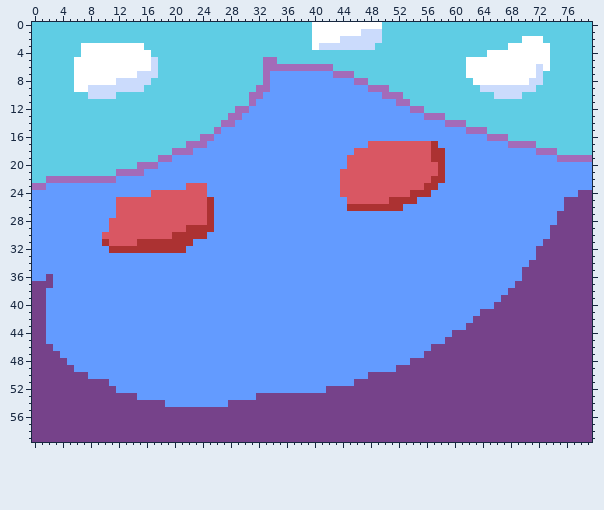
Two states of a pixel-art file, assets/levelBackGround.aseprite. Above, as it was before the edit.
80x60 pixels, 1 frame.
Once edited:
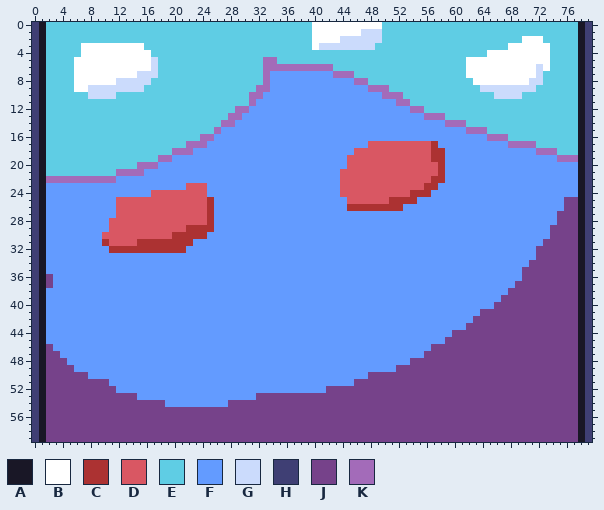
Palette (. is transparent): A #191726  B #ffffff  C #ac3232  D #d95763  E #5fcde4  F #639bff  G #cbdbfc  H #3f3f74  J #76428a  K #a36bb9
The edit:
layer "bounds" added
Changed rows in their new state; - is an unchanged pixel.
Layer "bounds":
first column x 0:
 0 HA----------------------------------------------------------------------------AH
 1 HA----------------------------------------------------------------------------AH
 2 HA----------------------------------------------------------------------------AH
 3 HA----------------------------------------------------------------------------AH
 4 HA----------------------------------------------------------------------------AH
 5 HA----------------------------------------------------------------------------AH
 6 HA----------------------------------------------------------------------------AH
 7 HA----------------------------------------------------------------------------AH
 8 HA----------------------------------------------------------------------------AH
 9 HA----------------------------------------------------------------------------AH
10 HA----------------------------------------------------------------------------AH
11 HA----------------------------------------------------------------------------AH
12 HA----------------------------------------------------------------------------AH
13 HA----------------------------------------------------------------------------AH
14 HA----------------------------------------------------------------------------AH
15 HA----------------------------------------------------------------------------AH
16 HA----------------------------------------------------------------------------AH
17 HA----------------------------------------------------------------------------AH
18 HA----------------------------------------------------------------------------AH
19 HA----------------------------------------------------------------------------AH
20 HA----------------------------------------------------------------------------AH
21 HA----------------------------------------------------------------------------AH
22 HA----------------------------------------------------------------------------AH
23 HA----------------------------------------------------------------------------AH
24 HA----------------------------------------------------------------------------AH
25 HA----------------------------------------------------------------------------AH
26 HA----------------------------------------------------------------------------AH
27 HA----------------------------------------------------------------------------AH
28 HA----------------------------------------------------------------------------AH
29 HA----------------------------------------------------------------------------AH
30 HA----------------------------------------------------------------------------AH
31 HA----------------------------------------------------------------------------AH
32 HA----------------------------------------------------------------------------AH
33 HA----------------------------------------------------------------------------AH
34 HA----------------------------------------------------------------------------AH
35 HA----------------------------------------------------------------------------AH
36 HA----------------------------------------------------------------------------AH
37 HA----------------------------------------------------------------------------AH
38 HA----------------------------------------------------------------------------AH
39 HA----------------------------------------------------------------------------AH
40 HA----------------------------------------------------------------------------AH
41 HA----------------------------------------------------------------------------AH
42 HA----------------------------------------------------------------------------AH
43 HA----------------------------------------------------------------------------AH
44 HA----------------------------------------------------------------------------AH
45 HA----------------------------------------------------------------------------AH
46 HA----------------------------------------------------------------------------AH
47 HA----------------------------------------------------------------------------AH
48 HA----------------------------------------------------------------------------AH
49 HA----------------------------------------------------------------------------AH
50 HA----------------------------------------------------------------------------AH
51 HA----------------------------------------------------------------------------AH
52 HA----------------------------------------------------------------------------AH
53 HA----------------------------------------------------------------------------AH
54 HA----------------------------------------------------------------------------AH
55 HA----------------------------------------------------------------------------AH
56 HA----------------------------------------------------------------------------AH
57 HA----------------------------------------------------------------------------AH
58 HA----------------------------------------------------------------------------AH
59 HA----------------------------------------------------------------------------AH
Pixel boxes of the changes (left, top, right, bottom) in both pictures:
changed: (32, 22, 46, 442)
changed: (578, 22, 592, 442)
